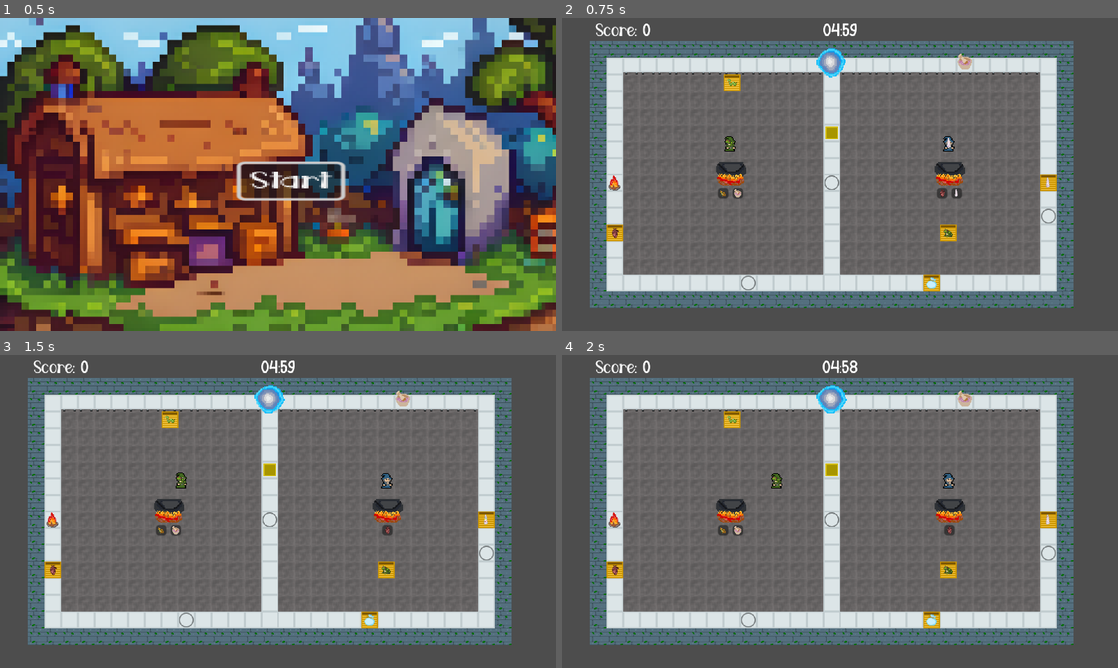
Above: before the commit, frames 1-4 (two rows, left to right).
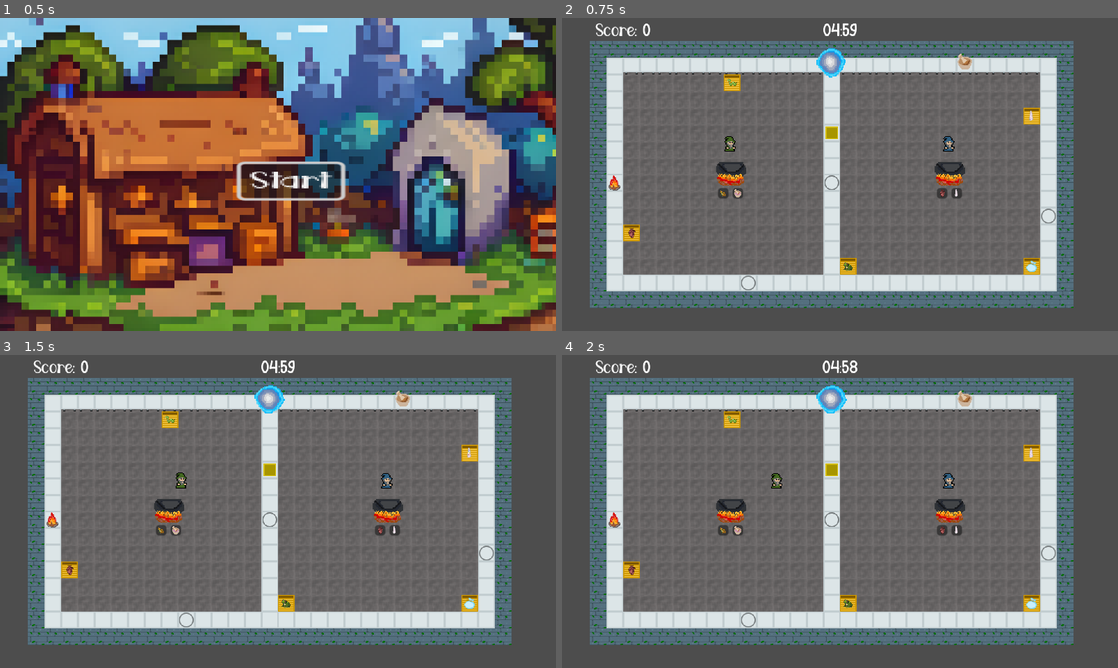
Above: after the commit, the same moments.

Repository: noriakisana/frankengamejam-2023
Game: Godot game, scene res://mainmenu/mainmenu.tscn
Two runs of this game, one before a commit and one after it. Both use one fixed random seed, a clock stepped at 60 frames per second and the inputs below.
Inputs:
- Up to frame 1 (0.5 s): no input
- Up to frame 2 (0.75 s): click "Start" at 0.5 s
- Up to frame 3 (1.5 s): tap Enter (interact_p2) at 1.25 s; hold D (walk_right_p1) from 1.28 s (still down); tap E (interact_p1) at 1.35 s
- Up to frame 4 (2 s): keep holding D (walk_right_p1)

Frame 1 is identical in both runs. In frame 2, 1.3% of the frame differs, in the area x 8-89%, y 12-88%; in frame 3, 1.4%; in frame 4, 1.4%.

Commit message:
bug fix galore

Diff:
--- a/equipment/mortar/mortar.tscn
+++ b/equipment/mortar/mortar.tscn
@@ -45,7 +45,6 @@
 [node name="Mortar" type="Sprite2D"]
 texture = ExtResource("1_nlken")
 vframes = 11
-frame = 1
 script = ExtResource("2_i8uip")
 
 [node name="AnimationPlayer" type="AnimationPlayer" parent="."]
--- a/main.tscn
+++ b/main.tscn
@@ -68,7 +68,6 @@
 script = ExtResource("2_vbgso")
 
 [node name="TileMap" type="TileMap" parent="."]
-y_sort_enabled = true
 tile_set = SubResource("TileSet_i1gt7")
 format = 2
 layer_0/name = "background"
@@ -88,72 +87,82 @@
 layer_2/z_index = 0
 layer_2/tile_data = PackedInt32Array(-458752, 196608, 0, -458751, 196608, 0, -458750, 196608, 0, -458749, 196608, 0, -4 …(1387 unchanged characters)…
 
-[node name="Player1" parent="." instance=ExtResource("2_01d6f")]
+[node name="Camera2D" type="Camera2D" parent="."]
+zoom = Vector2(1.8, 1.8)
+
+[node name="YSortStuff" type="Node2D" parent="."]
+y_sort_enabled = true
+
+[node name="Player1" parent="YSortStuff" instance=ExtResource("2_01d6f")]
 position = Vector2(-210, -60)
 script = ExtResource("4_tpwwe")
 
-[node name="Player2" parent="." instance=ExtResource("2_01d6f")]
+[node name="Player2" parent="YSortStuff" instance=ExtResource("2_01d6f")]
 position = Vector2(210, -60)
 script = ExtResource("5_se5tk")
 
-[node name="Visual" parent="Player2" index="0"]
+[node name="Visual" parent="YSortStuff/Player2" index="0"]
 texture = ExtResource("3_p8bcv")
 
-[node name="Camera2D" type="Camera2D" parent="."]
-zoom = Vector2(1.8, 1.8)
-
-[node name="Equipments" type="Node2D" parent="."]
-
-[node name="Slot" parent="Equipments" instance=ExtResource("4_xc6mp")]
+[node name="Equipments" type="Node2D" parent="YSortStuff"]
+y_sort_enabled = true
+
+[node name="Slot" parent="YSortStuff/Equipments" instance=ExtResource("4_xc6mp")]
 position = Vector2(-16, 16)
 
-[node name="Slot2" parent="Equipments" instance=ExtResource("4_xc6mp")]
+[node name="Slot2" parent="YSortStuff/Equipments" instance=ExtResource("4_xc6mp")]
 position = Vector2(-176, 208)
 
-[node name="Slot3" parent="Equipments" instance=ExtResource("4_xc6mp")]
+[node name="Slot3" parent="YSortStuff/Equipments" instance=ExtResource("4_xc6mp")]
 position = Vector2(400, 80)
 
-[node name="ChopBoard" parent="Equipments" instance=ExtResource("5_xcb3k")]
+[node name="ChopBoard" parent="YSortStuff/Equipments" instance=ExtResource("5_xcb3k")]
 position = Vector2(-16, -80)
 
-[node name="Fireplace" parent="Equipments" instance=ExtResource("8_8rbuo")]
+[node name="Fireplace" parent="YSortStuff/Equipments" instance=ExtResource("8_8rbuo")]
 position = Vector2(-432, 16)
 
-[node name="Mortar" parent="Equipments" instance=ExtResource("11_s1vc2")]
+[node name="Mortar" parent="YSortStuff/Equipments" instance=ExtResource("11_s1vc2")]
 position = Vector2(240, -216)
 
-[node name="CaldronLeft" parent="Equipments" instance=ExtResource("12_y8u6k")]
+[node name="CaldronLeft" parent="YSortStuff/Equipments" instance=ExtResource("12_y8u6k")]
 position = Vector2(-210, 0)
 scale = Vector2(2, 2)
 script = ExtResource("13_20xda")
 
-[node name="CaldronRight" parent="Equipments" instance=ExtResource("12_y8u6k")]
+[node name="CaldronRight" parent="YSortStuff/Equipments" instance=ExtResource("12_y8u6k")]
 position = Vector2(210, 0)
 scale = Vector2(2, 2)
 script = ExtResource("14_6jdh6")
 
-[node name="Portal" parent="Equipments" instance=ExtResource("13_oyv04")]
+[node name="Portal" parent="YSortStuff/Equipments" instance=ExtResource("13_oyv04")]
 position = Vector2(-17, -216)
 scale = Vector2(2, 2)
 
-[node name="Bins" type="Node2D" parent="."]
-
-[node name="HeartBin" parent="Bins" instance=ExtResource("7_ui7ao")]
-position = Vector2(-432, 112)
-
-[node name="FrogBin" parent="Bins" instance=ExtResource("7_ui7ao")]
-position = Vector2(208, 112)
+[node name="Bins" type="Node2D" parent="YSortStuff"]
+y_sort_enabled = true
+
+[node name="HeartBin" parent="YSortStuff/Bins" instance=ExtResource("7_ui7ao")]
+y_sort_enabled = true
+position = Vector2(-400, 112)
+
+[node name="FrogBin" parent="YSortStuff/Bins" instance=ExtResource("7_ui7ao")]
+y_sort_enabled = true
+position = Vector2(16, 176)
 ingredient = SubResource("Resource_a2xjs")
 
-[node name="FairydustBin" parent="Bins" instance=ExtResource("7_ui7ao")]
-position = Vector2(176, 208)
+[node name="FairydustBin" parent="YSortStuff/Bins" instance=ExtResource("7_ui7ao")]
+y_sort_enabled = true
+position = Vector2(368, 176)
 ingredient = SubResource("Resource_gqxwm")
 
-[node name="UnicornBin" parent="Bins" instance=ExtResource("7_ui7ao")]
-position = Vector2(400, 16)
+[node name="UnicornBin" parent="YSortStuff/Bins" instance=ExtResource("7_ui7ao")]
+y_sort_enabled = true
+position = Vector2(368, -112)
 ingredient = SubResource("Resource_0pg0a")
 
-[node name="SnakeBin" parent="Bins" instance=ExtResource("7_ui7ao")]
+[node name="SnakeBin" parent="YSortStuff/Bins" instance=ExtResource("7_ui7ao")]
+y_sort_enabled = true
 position = Vector2(-207, -176)
 ingredient = SubResource("Resource_2i0au")
 
@@ -202,5 +211,5 @@
 
 [connection signal="timeout" from="Timer" to="." method="_on_timer_timeout"]
 
-[editable path="Player1"]
-[editable path="Player2"]
+[editable path="YSortStuff/Player1"]
+[editable path="YSortStuff/Player2"]
--- a/mainmenu/mainmenu.tscn
+++ b/mainmenu/mainmenu.tscn
@@ -8,6 +8,12 @@
 [sub_resource type="ShaderMaterial" id="ShaderMaterial_iy0qw"]
 shader = ExtResource("1_qhlt8")
 shader_parameter/difference = 0.0
+
+[sub_resource type="InputEventJoypadButton" id="InputEventJoypadButton_ukt1g"]
+pressed = true
+
+[sub_resource type="Shortcut" id="Shortcut_ltse2"]
+events = [SubResource("InputEventJoypadButton_ukt1g")]
 
 [node name="mainmenu" type="Node2D"]
 process_mode = 3
@@ -51,6 +57,7 @@
 layout_mode = 2
 theme_override_fonts/font = ExtResource("4_g6o3y")
 theme_override_font_sizes/font_size = 20
+shortcut = SubResource("Shortcut_ltse2")
 text = "Start"
 
 [connection signal="pressed" from="Control/HBoxContainer/VBoxContainer/StartButton" to="Control/HBoxContainer/VBoxContainer" method="_on_start_button_pressed"]
--- a/player/player.tscn
+++ b/player/player.tscn
@@ -28,6 +28,7 @@
 size = Vector2(22, 10)
 
 [node name="Player" type="CharacterBody2D" groups=["player"]]
+y_sort_enabled = true
 
 [node name="Visual" type="Sprite2D" parent="."]
 texture = ExtResource("2_8q6gh")
--- a/player/player_1.gd
+++ b/player/player_1.gd
@@ -5,8 +5,7 @@
 @onready var player_2 : Player = get_tree().get_nodes_in_group("player")[1]
 
 func _ready():
-	receive_useable(load("res://ingredients/frog/frog.tres"))
-	#player_2.interacted.connect(hand_over_useable)
+	pass
 
 func _unhandled_input(event):
 	var animationPlayer = $Visual/AnimationPlayer
--- a/player/player_2.gd
+++ b/player/player_2.gd
@@ -5,8 +5,7 @@
 @onready var player_1 : Player = get_tree().get_first_node_in_group("player")
 
 func _ready():
-	receive_useable(load("res://ingredients/unicorn/unicorn.tres"))
-	#player_1.interacted.connect(hand_over_useable)
+	pass
 
 func _unhandled_input(event):
 	var animationPlayer = $Visual/AnimationPlayer
--- a/project.godot
+++ b/project.godot
@@ -62,6 +62,7 @@
 run_p1={
 "deadzone": 0.5,
 "events": [Object(InputEventKey,"resource_local_to_scene":false,"resource_name":"","device":-1,"window_id":0,"alt_press …(182 unchanged characters)…
+, Object(InputEventJoypadMotion,"resource_local_to_scene":false,"resource_name":"","device":-1,"axis":5,"axis_value":1.0,"script":null)
 ]
 }
 walk_left_p2={
Not shown: 1 places in mainmenu/mainmenu.tscn that only renumber resources
